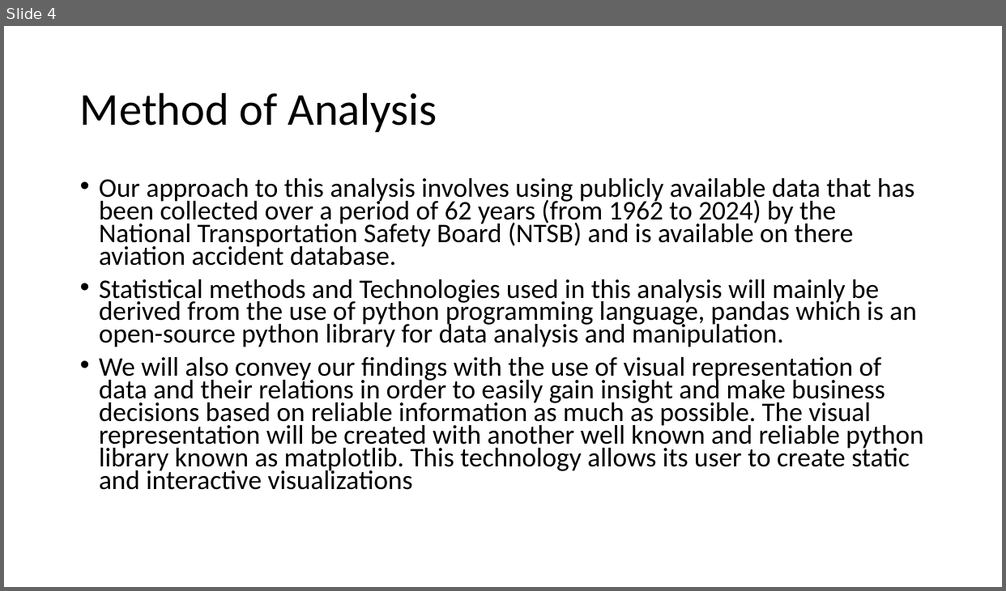
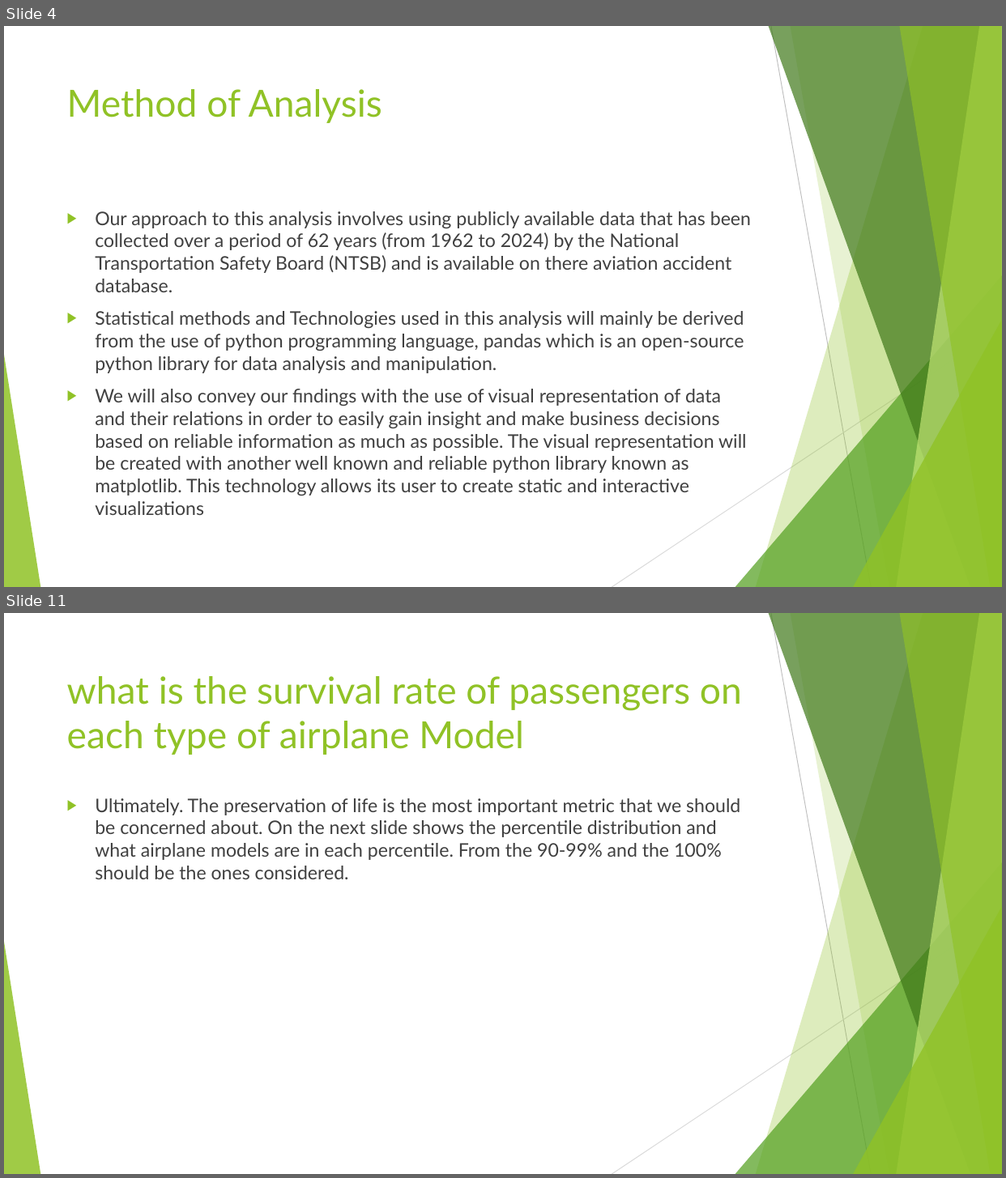
Before and after one commit to rahroy82/Aircraft-analysis, a slide deck: Aircraft risk assessment.pptx. Shown one above the other, each under a label of ours: slide 4 before the commit, slides 4 and 11 after it; the slides between them are not shown. The pictures are 1006x591 and 1006x1178 pixels, drawn with LibreOffice and Linux fonts; fonts in the diff are those of the drawing. Boxes give left, top, right and bottom in pixels: in the first picture for what was removed or moved away, otherwise in the second. Text is boxed around its words. In the diff, an @@ line names an element or a change of style, - is before the commit and + after.

```diff
--- a/Aircraft risk assessment.pptx
+++ b/Aircraft risk assessment.pptx
@@ slide 11 added at box(4, 613, 1002, 1174), background #FFFFFF; not listed: 10 template elements that a slide beside it also shows @@
@@ title added at box(67, 676, 742, 755), 36 pt, text #90C226 @@
+what is the survival rate of passengers on each type of airplane Model
@@ text added at box(95, 798, 740, 879), 18 pt, text #404040 @@
+▶ Ultimately. The preservation of life is the most important metric that we should be concerned about. On the next slide shows the percentile distribution and what airplane models are in each percentile. From the 90-99% and the 100% should be the ones considered.
@@ slide 4 changed as well @@
@@ title "Method of Analysis": place and size @@
-title "Method of Analysis" at box(80, 92, 437, 132)
+title "Method of Analysis" at box(67, 89, 382, 123)
@@ title "Method of Analysis" at box(67, 89, 382, 123): size 44 to 36 pt, font Calibri to Lato, text colour #000000 to #90C226; line spacing 0.9 to 1; vertical alignment middle to top @@
@@ text "Our approach to this analysis ...": place and size @@
-text "Our approach to this analysis ..." at box(99, 178, 923, 490)
+text "Our approach to this analysis ..." at box(95, 211, 751, 515)
@@ text "Our approach to this analysis ..." at box(95, 211, 751, 515): size 25.9 to 18 pt, font Calibri to Lato, text colour #000000 to #404040; bullet • to ▶; line spacing 0.7 to 1 @@
@@ group added at box(4, 26, 1002, 587): 5 freeform shapes, 3 triangles, 2 lines @@
```
Also in this commit, not shown: 3 other slides changed, 8 other slides added, 1 other file.
